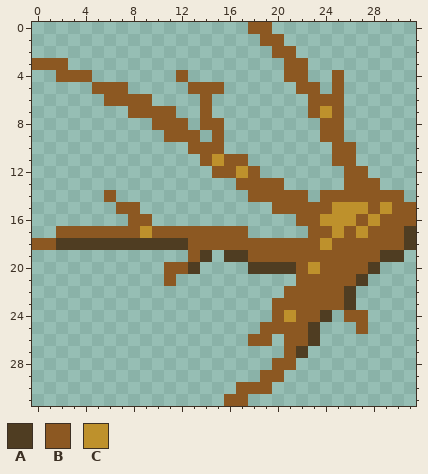
Pixel-art sprite, stored at resources/plant_parts/branch4.png. The picture above was drawn from the file before the commit.
The file is 32x32 pixels.
Palette (. is transparent): A #4f3d22  B #8c5822  C #be912c
Pixels before, first column x 0:
 0 ..................BB............
 1 ...................BB...........
 2 ....................BB..........
 3 BBB..................BB.........
 4 ..BBB.......B........BB..B......
 5 .....BBB.....BBB......BB.B......
 6 ......BBBB....B........BBB......
 7 ........BBBB..B........BCB......
 8 ..........BBB.BB........BB......
 9 ...........BBB.B........BB......
10 .............BBB.........BB.....
11 ..............BCBB.......BB.....
12 ...............BBCB.......BB....
13 .................BBBB.....BBB...
14 ......B...........BBBBB.BBBBBBB.
15 .......BB...........BBBBBCCCBCBB
16 ........BB............BBCCCBCBBB
17 ..BBBBBBBCBBBBBBBB.....BBCBCBBBA
18 BBAAAAAAAAAAABBBBBBBBBBBCBBBBBBA
19 .............BA.AABBBBBBBBBBBAA.
20 ...........BBA....AAAABCBBBBA...
21 ...........B..........BBBBBA....
22 .....................BBBBBA.....
23 ....................BBBBBBA.....
24 ....................BCBBA.BB....
25 ...................BBBBA...B....
26 ..................BB.BBA........
27 .....................BA.........
28 ....................BB..........
29 ...................BB...........
30 .................BBB............
31 ................BB..............
The same view after the edit:
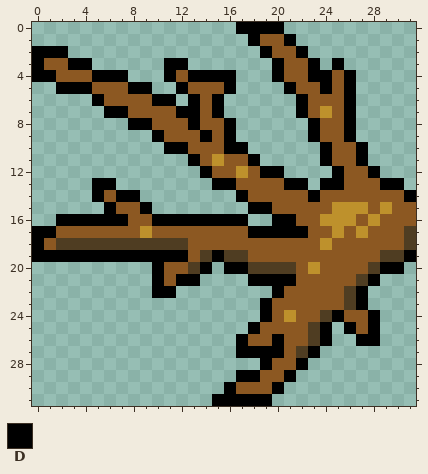
Colours new in this view: D #000000
The edit:
Changed rows in their new state; - is an unchanged pixel.
first column x 0:
 0 -----------------DDDD-----------
 1 ------------------D--D----------
 2 DDD----------------D--D---------
 3 D--DD------DD-------D--D-D------
 4 DD---DDD---D-DDDD---D--DD-D-----
 5 --DDD---DD--D---D----D--D-D-----
 6 -----D----DD-D-D------D---D-----
 7 ------DD----DD-D------D---D-----
 8 --------DD---D--D------D--D-----
 9 ----------D---D-D------D--D-----
10 -----------DD---DD------D--D----
11 -------------D----D-----D--D----
12 --------------D----DD----D--D---
13 -----DD--------DD----DD-DD---DD-
14 -----D-DD--------D-----D-------D
15 ------D--D--------DD------------
16 --DDDDDD--DDDDDDDD--DD----------
17 DD----------------DDDDD---------
18 D-------------------------------
19 DDDDDDDDDDDDD--D---------------D
20 ----------D---D-DD-----------DD-
21 ----------D-DD----DDDD------D---
22 ----------DD--------D------D----
23 -------------------D-------D----
24 -------------------D-----D--D---
25 ------------------D-----D-D-D---
26 -----------------D--D---D--DD---
27 -----------------DDDD--D--------
28 -------------------D--D---------
29 -----------------DD--D----------
30 ----------------D---D-----------
31 ---------------DDDDD------------
Changed places in both pictures, as pixel boxes (x1, y1, x2, y2):
changed: (32, 22, 416, 406)
